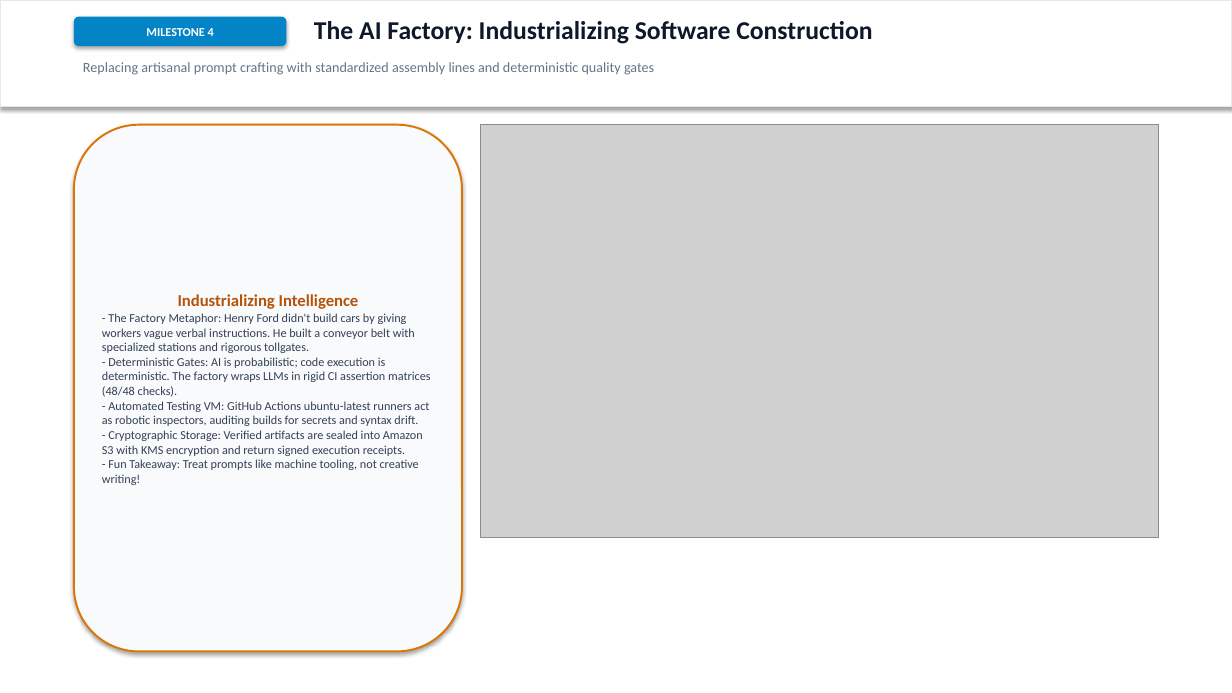
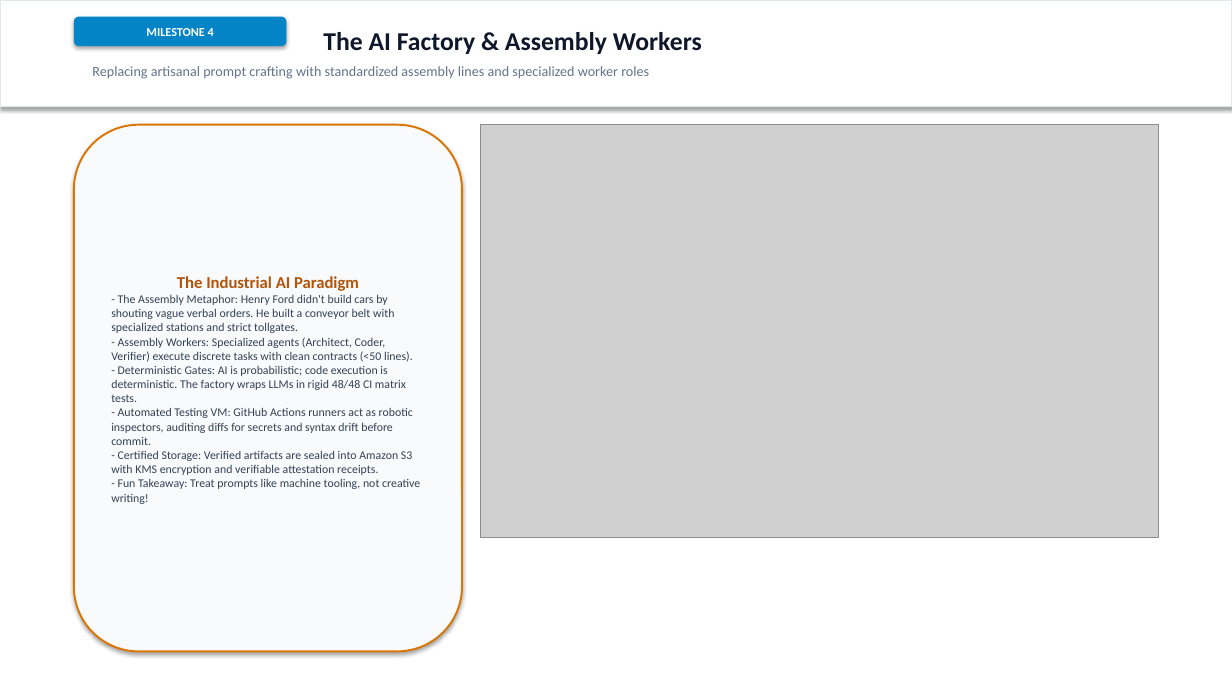
Before and after one commit to cosmosanalytics/uat-copilot-local, a slide deck: slide 5 of AI_Journey_Single_Agent_to_Ambient_Enterprise.pptx. Drawn at 1232x693 pixels with LibreOffice and Linux fonts; fonts in the diff are those of the drawing; grey boxes stand for pictures. Boxes give left, top, right and bottom in pixels: in the first picture for what was removed or moved away, otherwise in the second. Text is boxed around its words. In the diff, an @@ line names an element or a change of style, - is before the commit and + after.

Commit message:
fix(ppt): fix blank left card on cognitive load slide, combine Milestone 4 into 1 slide, and add graphical tech stack showcase

```diff
--- a/AI_Journey_Single_Agent_to_Ambient_Enterprise.pptx
+++ b/AI_Journey_Single_Agent_to_Ambient_Enterprise.pptx
@@ text at (323, 32, 702, 54): text changed @@
-The AI Factory: Industrializing Software Construction
+The AI Factory & Assembly Workers
@@ text at (92, 66, 649, 79): text changed @@
-Replacing artisanal prompt crafting with standardized assembly lines and deterministic quality gates
+Replacing artisanal prompt crafting with standardized assembly lines and specialized worker roles
@@ text in rounded rectangle at (111, 276, 413, 475): text changed; size 9.5 to 9.2 pt @@
-Industrializing Intelligence
-- The Factory Metaphor: Henry Ford didn't build cars by giving workers vague verbal instructions. He built a conveyor belt with specialized stations and rigorous tollgates.
-- Deterministic Gates: AI is probabilistic; code execution is deterministic. The factory wraps LLMs in rigid CI assertion matrices (48/48 checks).
-- Automated Testing VM: GitHub Actions ubuntu-latest runners act as robotic inspectors, auditing builds for secrets and syntax drift.
-- Cryptographic Storage: Verified artifacts are sealed into Amazon S3 with KMS encryption and return signed execution receipts.
+The Industrial AI Paradigm
+- The Assembly Metaphor: Henry Ford didn't build cars by shouting vague verbal orders. He built a conveyor belt with specialized stations and strict tollgates.
+- Assembly Workers: Specialized agents (Architect, Coder, Verifier) execute discrete tasks with clean contracts (<50 lines).
+- Deterministic Gates: AI is probabilistic; code execution is deterministic. The factory wraps LLMs in rigid 48/48 CI matrix tests.
+- Automated Testing VM: GitHub Actions runners act as robotic inspectors, auditing diffs for secrets and syntax drift before commit.
+- Certified Storage: Verified artifacts are sealed into Amazon S3 with KMS encryption and verifiable attestation receipts.
@@ text in rounded rectangle at (111, 479, 420, 504): size 9.5 to 9.2 pt in "- Fun Takeaway: Treat prompts like machine ..." @@
```
Also in this commit, not shown: 1 other slide changed, 1 slide added, 2 slides removed, 3 other files.
